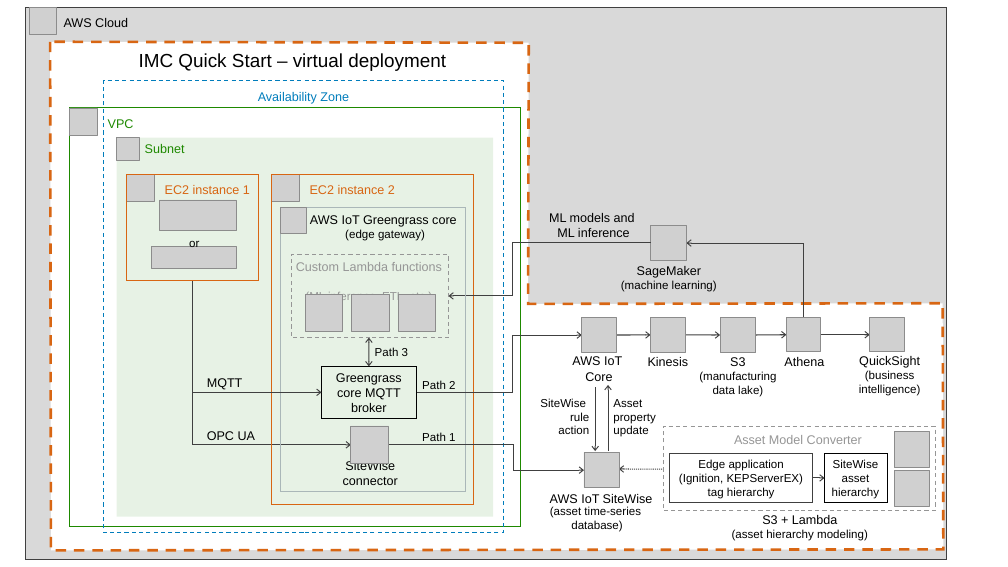
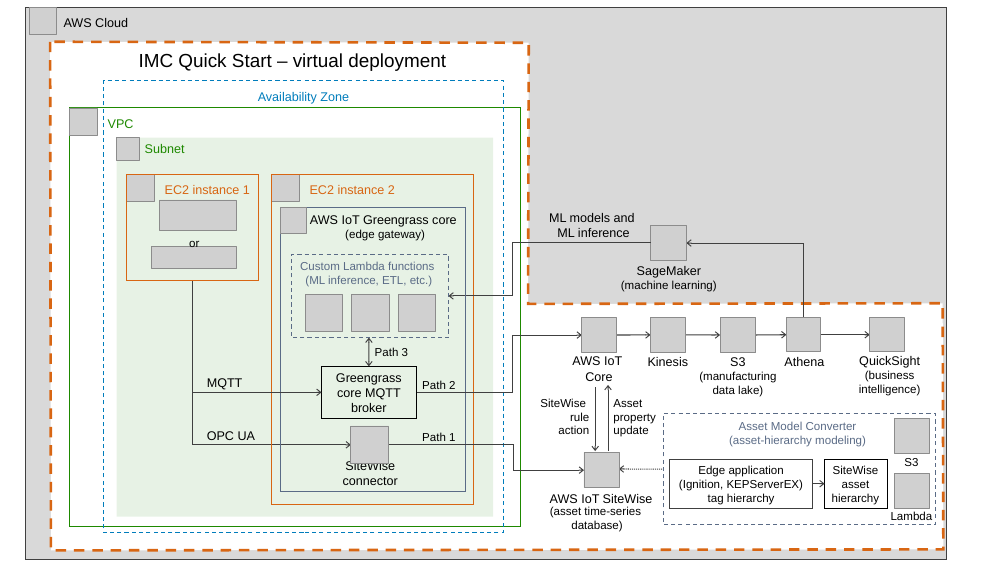
Before and after one commit to aws-quickstart/quickstart-aws-industrial-machine-connectivity, a slide deck: slide 1 of docs/images/IMC QS images.pptx. Drawn at 1008x567 pixels with LibreOffice and Linux fonts; fonts in the diff are those of the drawing; grey boxes stand for pictures. Boxes give left, top, right and bottom in pixels: in the first picture for what was removed or moved away, otherwise in the second. Text is boxed around its words. In the diff, an @@ line names an element or a change of style, - is before the commit and + after.

```diff
--- a/docs/images/IMC QS images.pptx
+++ b/docs/images/IMC QS images.pptx
@@ rectangle at (281,207,466,492): outline #AAB7B8 1 pt to #5A6B86 1 pt @@
@@ text "Custom Lambda functions (ML inference, ..." at (300,261,434,287): size 12 to 11 pt in "Custom Lambda functions"; text colour #969696 to #5A6B86 @@
@@ rectangle at (292,254,449,337): outline #969696 1 pt dashed to #5A6B86 1 pt dashed @@
@@ rectangle at (663,414,935,525): outline #969696 1 pt dashed to #5A6B86 1 pt dashed @@
@@ rectangle: place and size @@
-rectangle at (663,426,935,511)
+rectangle at (663,414,935,525)
@@ picture: place and size @@
-picture at (895,432,930,467)
+picture at (895,418,930,454)
@@ text at (729,422,866,447): text changed; size 12 to 11 pt; text colour #969696 to #5A6B86 @@
-Asset Model Converter
+Asset Model Converter
+(asset-hierarchy modeling)
@@ text at (904,458,918,466): text changed @@
-S3 + Lambda
-(asset hierarchy modeling)
+S3
@@ 2 rectangles, 1 arrow: place and size @@
-2 rectangles, 1 arrow at (670,454,888,502)
+2 rectangles, 1 arrow at (670,460,888,508)
@@ text added at (891,511,933,520), 11 pt, text #000000 @@
+Lambda
```
Also in this commit, not shown: 1 other slide changed, 7 other files.
